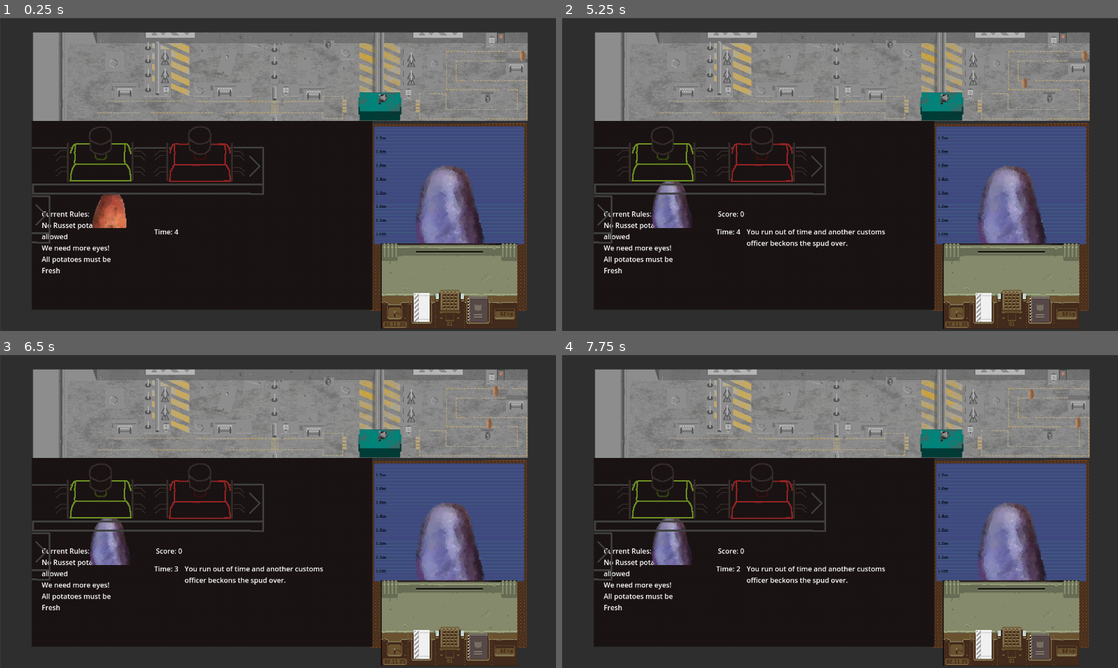
Above: before the commit, frames 1-4 (two rows, left to right).
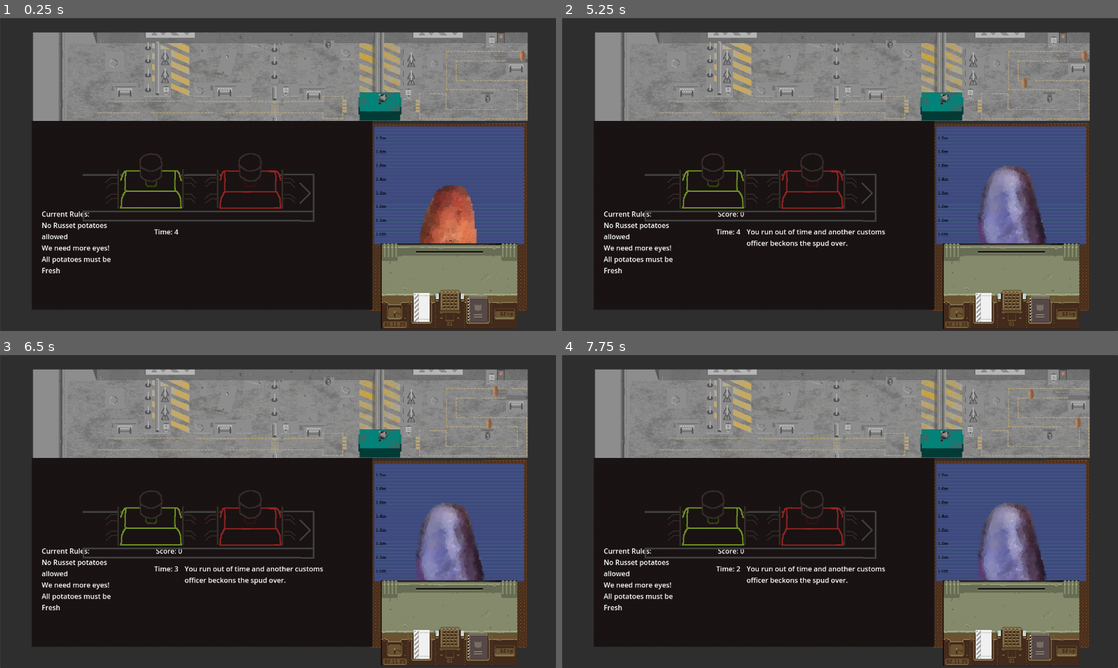
Above: after the commit, the same moments.

Repository: Lost-Rabbit-Digital/SpudCustoms
Game: Godot game, scene res://mainGame.tscn
Same seed, same stepped clock (60 frames per second), same inputs: the game is played once before the commit and once after it.
Inputs:
- Up to frame 1 (0.25 s): no input
- Up to frame 2 (5.25 s): tap Enter at 0.5, 2, 3.5 s; tap Space at 1.25, 2.75, 4.25 s
- Up to frame 3 (6.5 s): no input
- Up to frame 4 (7.75 s): no input

The runs differ from the first frame. In frame 1, 5.7% of the frame differs, in the area x 5-88%, y 34-72%; in frame 2, 3.5%; in frame 3, 3.5%; in frame 4, 3.5%.

Commit message:
Renaming russet burbank

Diff:
--- a/mainGame.tscn
+++ b/mainGame.tscn
@@ -13,7 +13,6 @@
 [ext_resource type="Script" path="res://QueueManager.gd" id="10_a4p7n"]
 [ext_resource type="Texture2D" uid="uid://dk0dn60svbwgm" path="res://potato_interaction_table.png" id="12_cxpwc"]
 [ext_resource type="Texture2D" uid="uid://cghrrmwbg3mxy" path="res://stamps.png" id="13_00po3"]
-[ext_resource type="Texture2D" uid="uid://bhaypmaxd0a4r" path="res://stamps_end.png" id="14_61xh2"]
 
 [sub_resource type="Curve2D" id="Curve2D_x3wa3"]
 _data = {
@@ -94,9 +93,6 @@
 offset_bottom = 530.0
 
 [node name="Sprite2D (PotatoMugshot)" type="Sprite2D" parent="."]
-position = Vector2(252, 419)
-
-[node name="RussetBurbankPotato(2)" type="Sprite2D" parent="."]
 position = Vector2(1031.5, 415)
 scale = Vector2(1.64844, 1.64844)
 texture = ExtResource("7_0jh12")
@@ -133,11 +129,7 @@
 texture = ExtResource("12_cxpwc")
 
 [node name="Stamps" type="Sprite2D" parent="."]
-position = Vector2(341, 328)
+position = Vector2(457, 390)
 texture = ExtResource("13_00po3")
 
-[node name="StampsEnd" type="Sprite2D" parent="."]
-position = Vector2(94, 440)
-texture = ExtResource("14_61xh2")
-
 [connection signal="timeout" from="Timer" to="." method="_on_timer_timeout"]
Not shown: 1 places in mainGame.tscn that only renumber resources
Renamed: potatoes/heads/russet_burbank_headshot.png -> potatoes/heads/russet_burbank_head.png
Not shown, changed: potatoes/heads/russet_burbank_head.png.import
